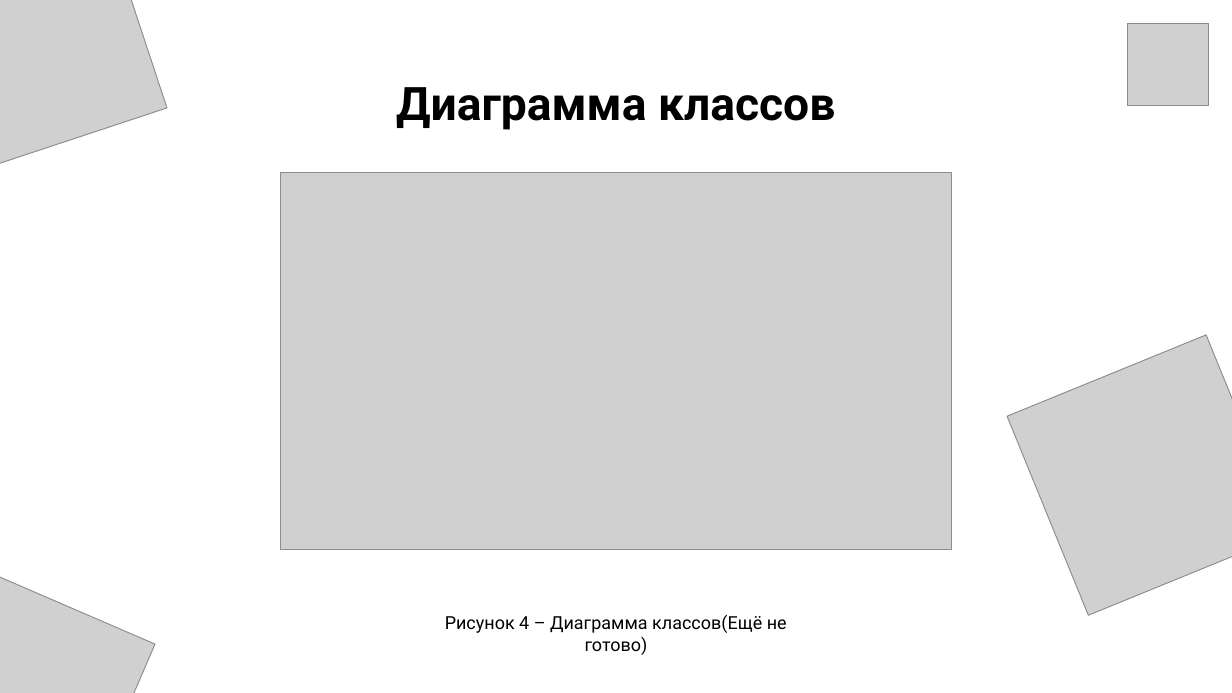
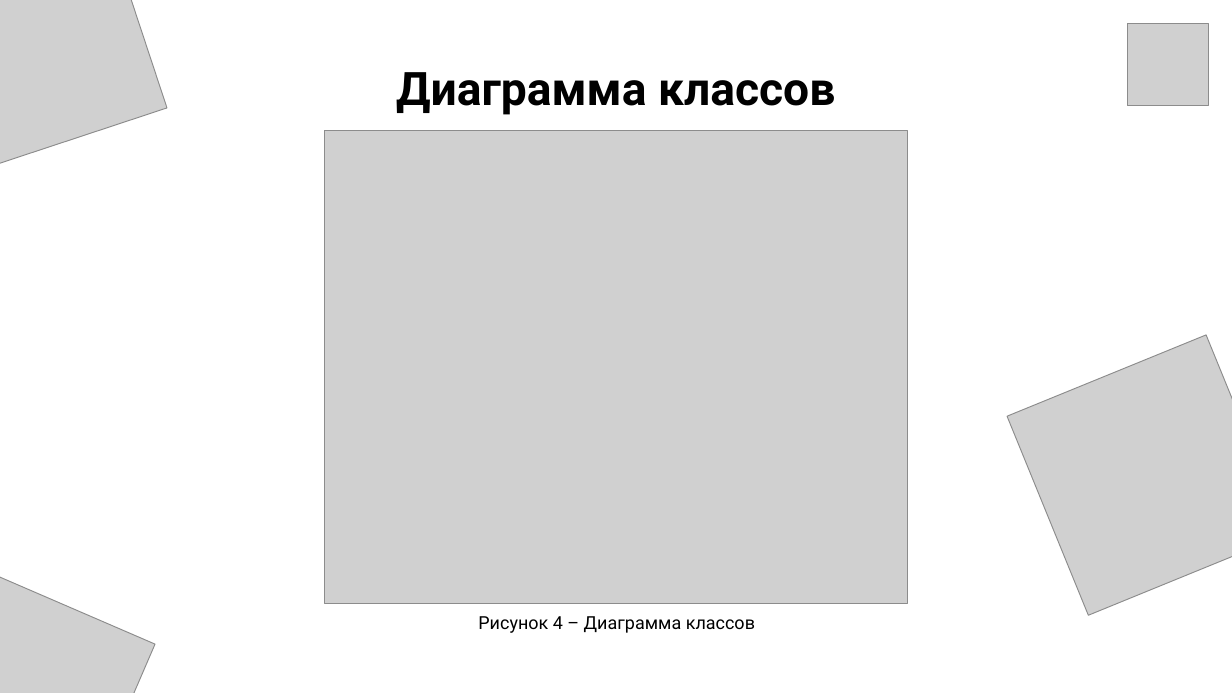
Before and after one commit to KaratiNOZ/diplom4ik, a slide deck: slide 7 of ПРЕЗЕНТАЦИЯ.pptx. Drawn at 1232x693 pixels with LibreOffice and Linux fonts; fonts in the diff are those of the drawing; grey boxes stand for pictures. Boxes give left, top, right and bottom in pixels: in the first picture for what was removed or moved away, otherwise in the second. Text is boxed around its words. In the diff, an @@ line names an element or a change of style, - is before the commit and + after.

```diff
--- a/ПРЕЗЕНТАЦИЯ.pptx
+++ b/ПРЕЗЕНТАЦИЯ.pptx
@@ title "Диаграмма классов": place and size @@
-title "Диаграмма классов" at <box>396,87,835,130</box>
+title "Диаграмма классов" at <box>396,72,835,115</box>
@@ picture: place and size @@
-picture at <box>281,173,952,549</box>
+picture at <box>325,130,908,604</box>
@@ text at <box>478,616,755,633</box>: text changed @@
-Рисунок 4 – Диаграмма классов(Ещё не готово)
+Рисунок 4 – Диаграмма классов
```
Also in this commit, not shown: 8 other slides changed, 13 other files.
